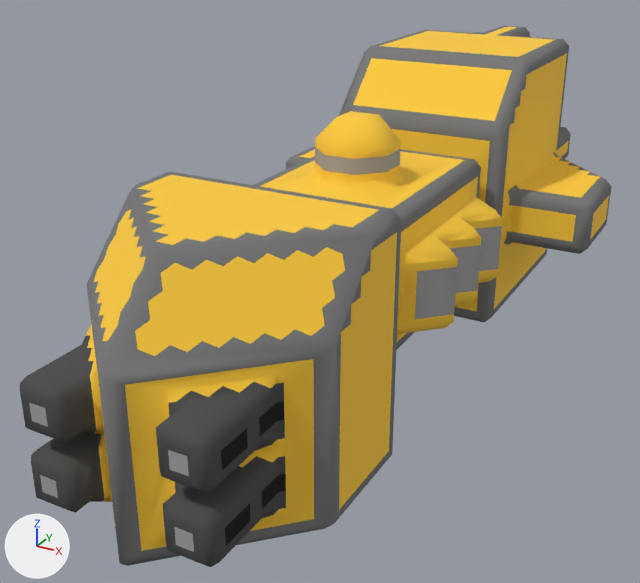
Two versions of the OBJ model src/jsMain/resources/meshes/mechyrdia-2-sica-class.obj, one commit apart.
The view is the same before and after, from a camera (50 mm lens) standing at (24.3, -52.6, 29.1) and looking at (-2.5, -3.8, 4.7). Arrows for +X, +Y and +Z are at lower left; the lights stay in place. Where no turn or scale is listed for an object, it has been applied to the vertices.

Objects in the first picture: 'mechyrdia-2-sica-class'.
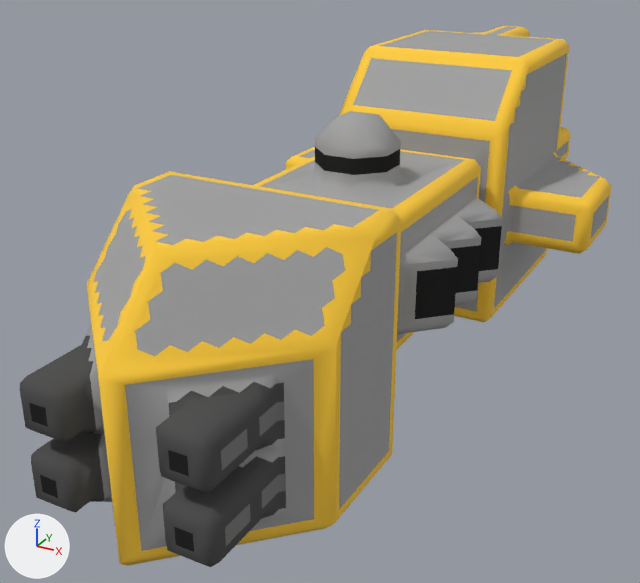
Edits to the bpy script that builds the scene:
```text
Change me_mechyrdia_2_sica_class:
    used by ob_mechyrdia_2_sica_class; location = (0.0, 0.0, 0.0)
    remove me_mechyrdia_2_sica_class.from_pydata(...)  # 1381 vertices, 2515 faces; spans x -12.5..12.5, y -28.0..28.0, z 0.0..19.0
    add me_mechyrdia_2_sica_class.from_pydata(...)  # 1378 vertices, 2519 faces; spans x -12.5..12.5, y -28.0..28.0, z 0.0..19.0
    me_mechyrdia_2_sica_class part 1: 4 vertices moved from x -4.0..4.5, y -25.3..-23.5, z 5.2..9.2 to x -3.8..4.0, y -25.5..-24.0, z 5.2..9.2; 9 vertices removed from x -5.7..6.8, y -26.5..-18.3, z 0.5..14.2; 4 vertices added at x -6.7..5.0, y -24.5..-19.3, z 1.7..12.5
    me_mechyrdia_2_sica_class part 2: 5 vertices removed from x -7.5..7.5, y -6.5..1.5, z 6.0..16.5; 6 vertices added at x -7.5..8.0, y -7.0..-2.5, z 6.5..15.5
    me_mechyrdia_2_sica_class part 3: 1909 kept faces spanning x -12.5..12.5, y -28.0..28.0, z 0.0..19.0 get new texture (UV) coordinates
```

Changed parts and their boxes (x1, y1, x2, y2) in the pictures (640 x 583 px; the box of a moved part takes in the faces that stretch with it):
part 1 of me_mechyrdia_2_sica_class, moved or reshaped: before (87, 209, 345, 562); after (102, 194, 271, 452)
part 2 of me_mechyrdia_2_sica_class, moved or reshaped: before (315, 118, 393, 189); after (349, 121, 393, 193)
part 3 of me_mechyrdia_2_sica_class, surface changed: (29, 26, 612, 564) in both
